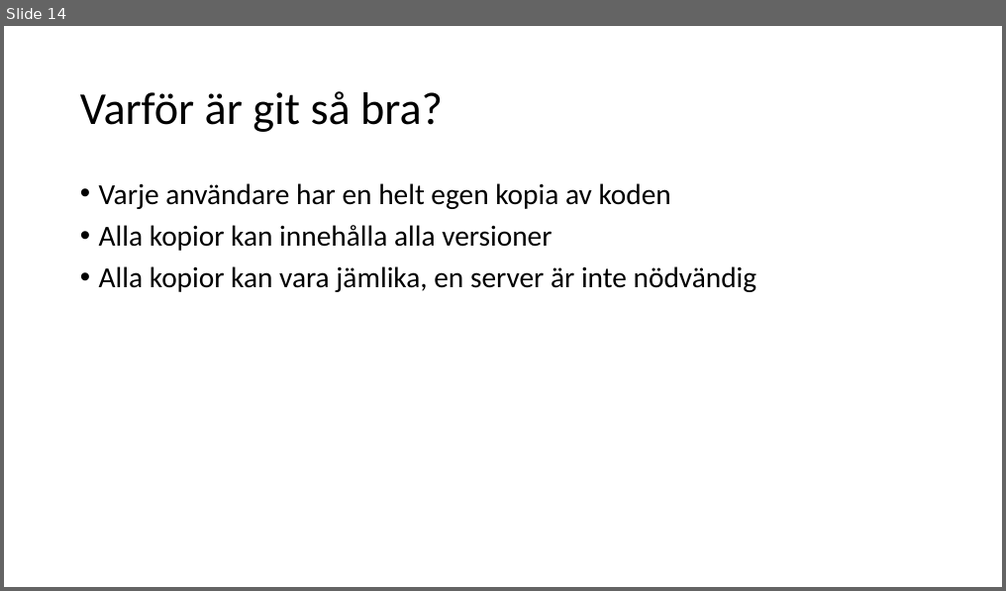
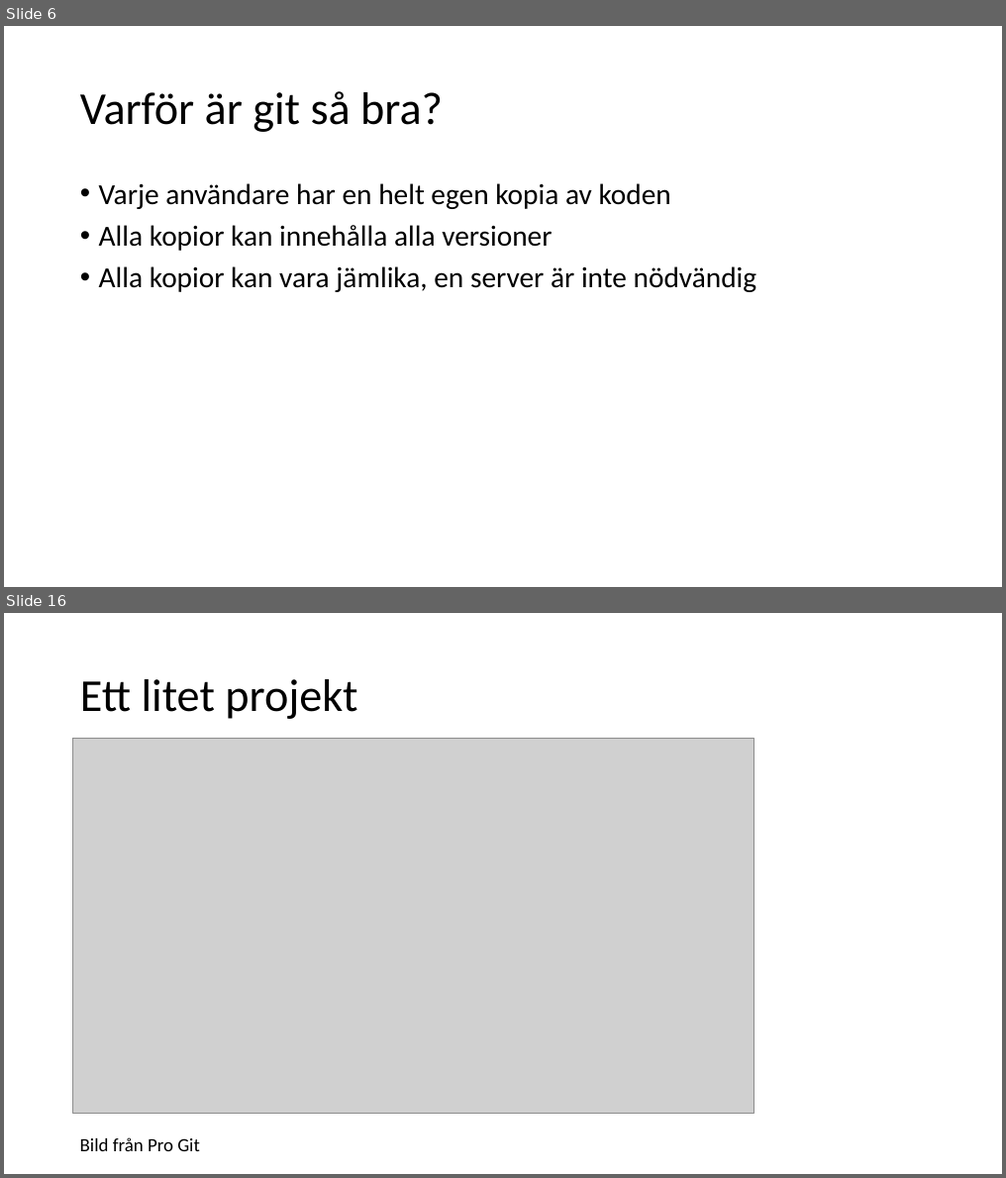
Before and after one commit to Rnqst/Lexicon-PRG122-gavle-2022, a slide deck: prg122 tisdag.odp. Shown one above the other, each under a label of ours: slide 14 before the commit, slides 6 and 16 after it; the slides between them are not shown. The pictures are 1006x591 and 1006x1178 pixels, drawn with LibreOffice and Linux fonts; fonts in the diff are those of the drawing; grey boxes stand for pictures. Boxes give left, top, right and bottom in pixels: in the first picture for what was removed or moved away, otherwise in the second. Text is boxed around its words. In the diff, an @@ line names an element or a change of style, - is before the commit and + after.

```diff
--- a/prg122 tisdag.odp
+++ b/prg122 tisdag.odp
@@ slide 16 added at [4, 613, 1002, 1174], background #FFFFFF @@
@@ title added at [80, 679, 357, 719], 44 pt, text #000000 @@
+Ett litet projekt
@@ picture added at [73, 738, 754, 1114] @@
@@ text added at [80, 1138, 200, 1152], 18 pt, text #000000 @@
+Bild från Pro Git
@@ what was slide 14 is now slide 6 @@
```
Also in this commit, not shown: 10 slides changed, 17 other slides added, 18 slides removed, 8 other files.
